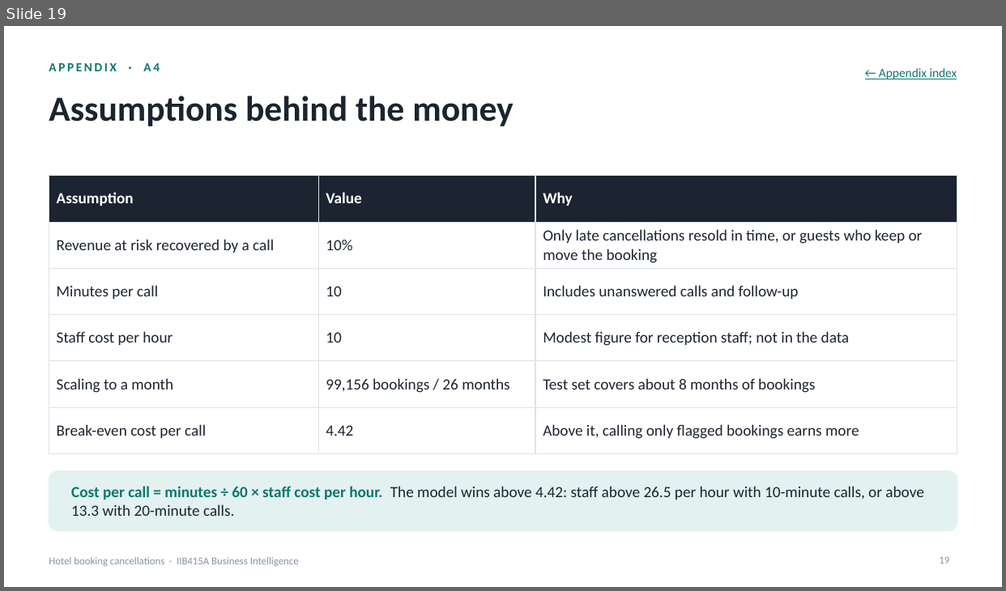
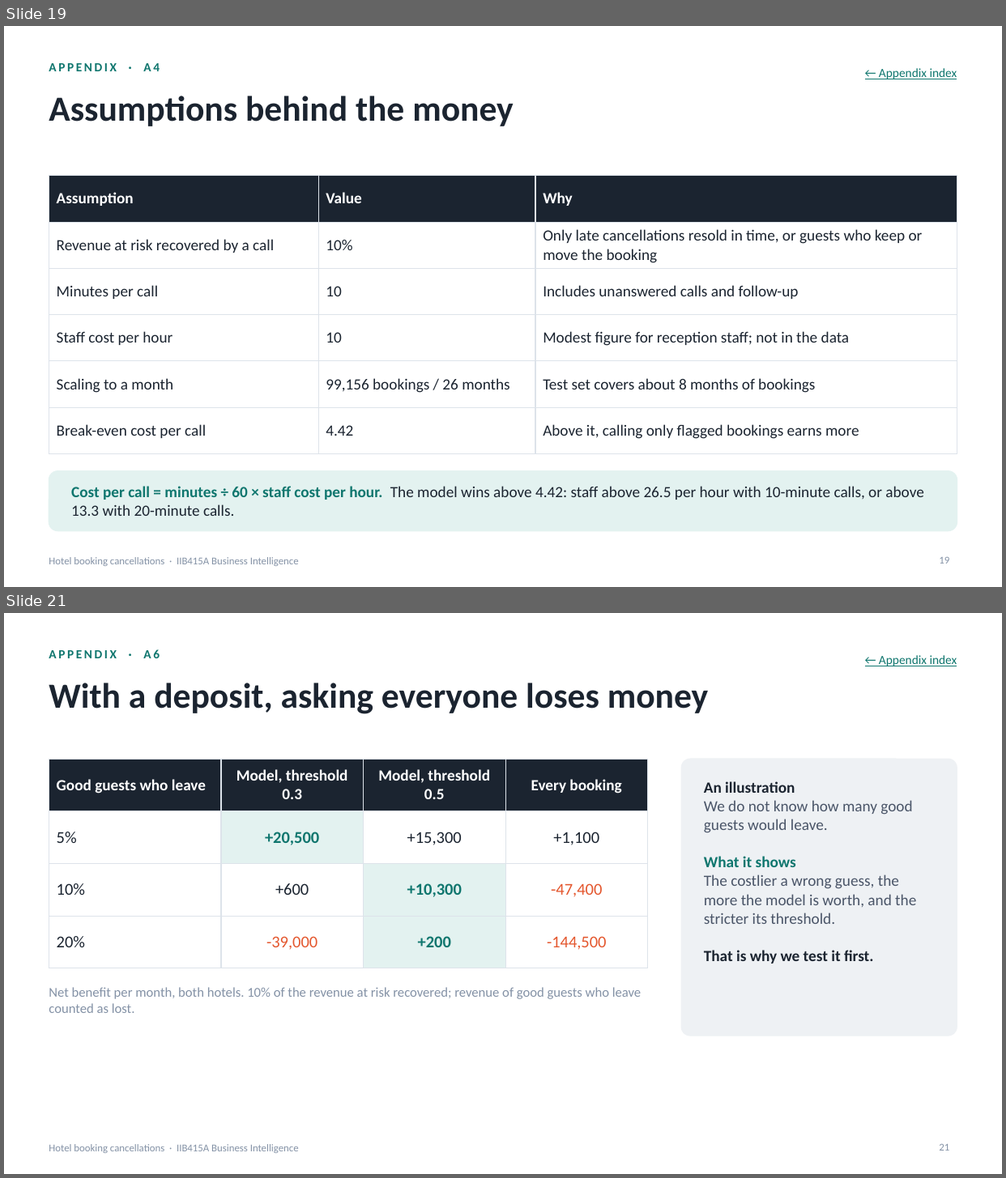
Before and after one commit to nachitonachito/Business-Intelligence, a slide deck: booking/presentacion.pptx. Shown one above the other, each under a label of ours: slide 19 before the commit, slides 19 and 21 after it; the slides between them are not shown. The pictures are 1006x591 and 1006x1178 pixels, drawn with LibreOffice and Linux fonts; fonts in the diff are those of the drawing. Boxes give left, top, right and bottom in pixels: in the first picture for what was removed or moved away, otherwise in the second. Text is boxed around its words. In the diff, an @@ line names an element or a change of style, - is before the commit and + after.

```diff
--- a/booking/presentacion.pptx
+++ b/booking/presentacion.pptx
@@ slide 21 added at <box>4,613,1002,1174</box>, background #FFFFFF; not listed: 1 template element that a slide beside it also shows @@
@@ text added at <box>49,649,160,658</box>, 12 pt, text #0F766E, bold @@
+APPENDIX · A6
@@ text added at <box>879,655,957,666</box>, 12 pt, text #0F766E, underline @@
+← Appendix index
@@ title added at <box>49,683,708,714</box>, 34 pt, text #1B2430, bold @@
+With a deposit, asking everyone loses money
@@ table added at <box>49,759,648,953</box>, 4 rows, 4 columns @@
+Good guests who leave | Model, threshold 0.3 | Model, threshold 0.5 | Every booking
+5% | +20,500 | +15,300 | +1,100
+10% | +600 | +10,300 | -47,400
+20% | -39,000 | +200 | -144,500
@@ rounded rectangle added at <box>681,759,957,1036</box>, fill #EEF1F4, outline #EEF1F4 1 pt @@
@@ text added at <box>704,781,916,964</box>, 15 pt, text #4A5568 @@
+An illustration
+We do not know how many good guests would leave.
+What it shows
+The costlier a wrong guess, the more the model is worth, and the stricter its threshold.
+That is why we test it first.
@@ text added at <box>49,987,641,1013</box>, 13 pt, text #8492A6 @@
+Net benefit per month, both hotels. 10% of the revenue at risk recovered; revenue of good guests who leave counted as lost.
@@ page number added at <box>939,1144,949,1151</box>, 10 pt, text #8492A6 @@
+21
```
Also in this commit, not shown: 4 slides changed, 4 other files.
